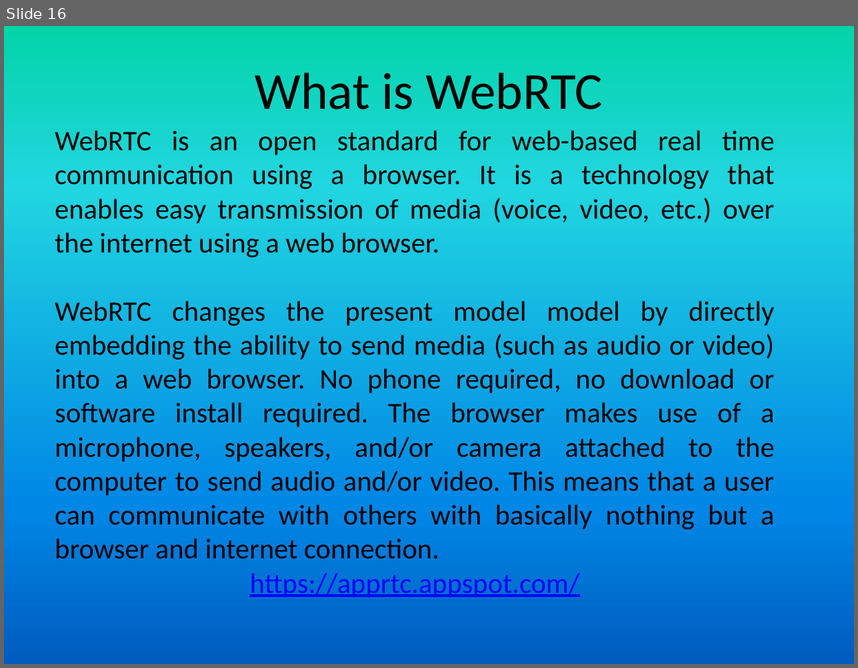
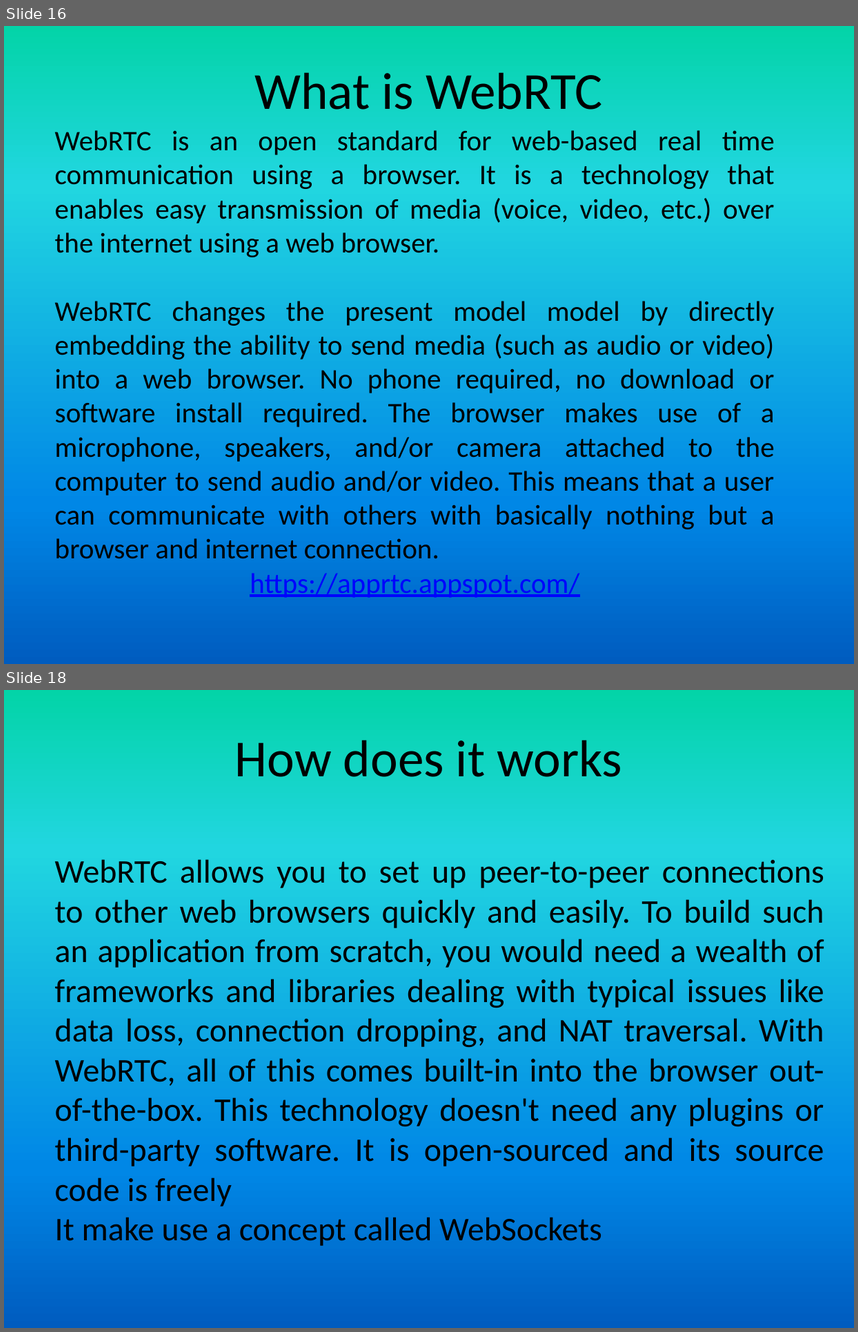
Before and after one commit to girishsukukumar/RTOS, a slide deck: RTOS-11 Real Time communication-3.pptx. Shown one above the other, each under a label of ours: slide 16 before the commit, slides 16 and 18 after it; the slides between them are not shown. The pictures are 858x668 and 858x1332 pixels, drawn with LibreOffice and Linux fonts; fonts in the diff are those of the drawing. Boxes give left, top, right and bottom in pixels: in the first picture for what was removed or moved away, otherwise in the second. Text is boxed around its words. In the diff, an @@ line names an element or a change of style, - is before the commit and + after.

```diff
--- a/RTOS-11 Real Time communication-3.pptx
+++ b/RTOS-11 Real Time communication-3.pptx
@@ slide 18 added at <box>4,690,854,1328</box>, background gradient #03D4A8 to #21D6E0 to #0087E6 to #005CBF @@
@@ title added at <box>235,740,622,777</box>, 44 pt, text #000000 @@
+How does it works
@@ text added at <box>55,859,824,1245</box>, 28 pt, text #000000 @@
+WebRTC allows you to set up peer-to-peer connections to other web browsers quickly and easily. To build such an application from scratch, you would need a wealth of frameworks and libraries dealing with typical issues like data loss, connection dropping, and NAT traversal. With WebRTC, all of this comes built-in into the browser out-of-the-box. This technology doesn't need any plugins or third-party software. It is open-sourced and its source code is freely
+It make use a concept called WebSockets
```
Also in this commit, not shown: 1 slide changed, 2 other slides added.
